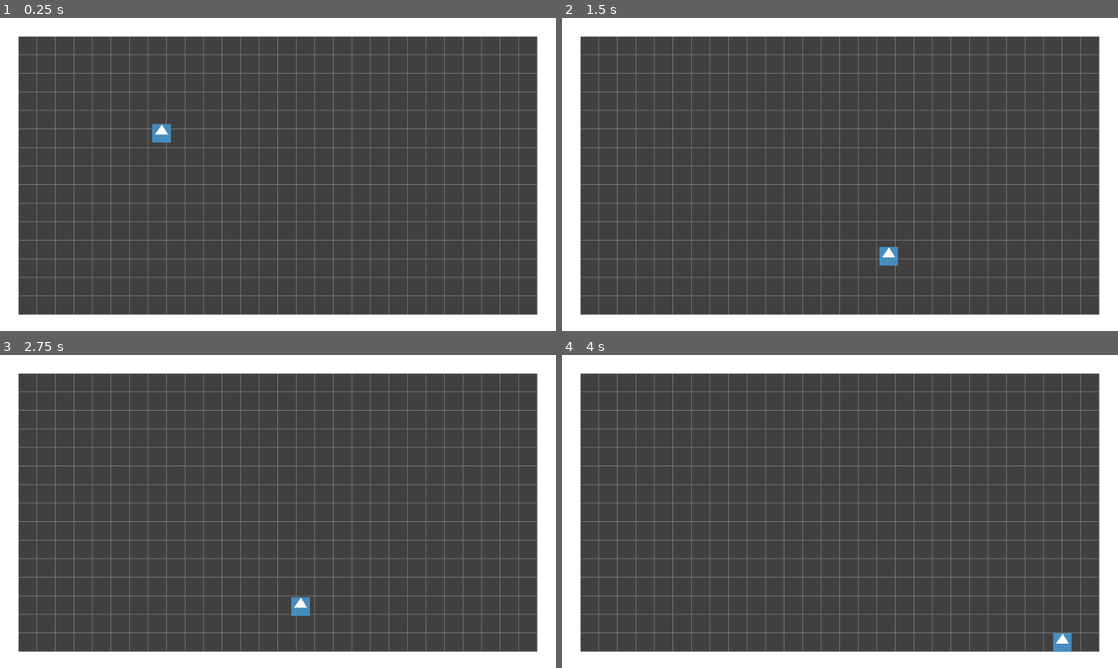
Above: before the commit, frames 1-4 (two rows, left to right).
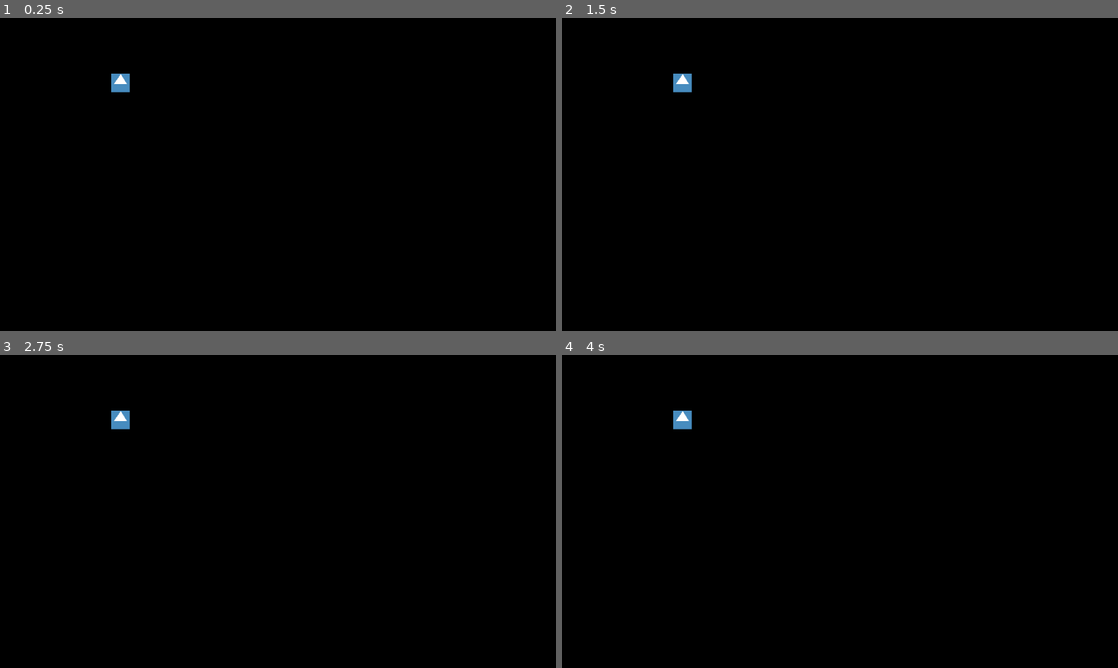
Above: after the commit, the same moments.

Repository: deengames-prototypes/roguelike-base
Game: Godot game, scene res://contexts/core/scenes/NavigateDungeonScene.tscn
Same seed, same stepped clock (60 frames per second), same inputs: the game is played once before the commit and once after it. The engine's default icon, where the game draws it, is replaced by a stand-in: a white triangle on a blue panel in a dark square.
Inputs:
- Up to frame 1 (0.25 s): no input
- Up to frame 2 (1.5 s): tap Enter (ui_accept) at 0.5, 0.6, 0.77, 1.07, 1.35 s; hold Right (ui_right) from 0.53 s (still down)
- Up to frame 3 (2.75 s): tap Enter (ui_accept) at 1.52, 1.82, 2.1 s; release Right (ui_right) at 2.03 s; hold Left (ui_left) from 2.03 s (still down)
- Up to frame 4 (4 s): release Left (ui_left) at 2.78 s; hold Right (ui_right) from 2.78 s (still down); tap Enter (ui_accept) at 2.85, 3.02, 3.32, 3.6, 3.77 s

The runs differ from the first frame. In frame 1, 100% of the frame differs, in the area x 0-100%, y 0-100%; in frame 2, 100%; in frame 3, 100%; in frame 4, 100%.

Commit message:
Map generation and population, including fog.

Diff:
--- a/source/contexts/core/scenes/NavigateDungeonScene.tscn
+++ b/source/contexts/core/scenes/NavigateDungeonScene.tscn
@@ -1,8 +1,7 @@
-[gd_scene load_steps=6 format=3 uid="uid://b6l1qy3eqc6p5"]
+[gd_scene load_steps=5 format=3 uid="uid://b6l1qy3eqc6p5"]
 
 [ext_resource type="Script" path="res://contexts/core/scenes/navigate_dungeon_scene.gd" id="1_0bmof"]
 [ext_resource type="Texture2D" uid="uid://b8fmrj8yxlggp" path="res://assets/images/tilesets/underwater.png" id="2_tx010"]
-[ext_resource type="PackedScene" uid="uid://cg3ehn855cos3" path="res://contexts/core/scenes/entities/Player.tscn" id="3_2sxhg"]
 
 [sub_resource type="TileSetAtlasSource" id="TileSetAtlasSource_4quch"]
 texture = ExtResource("2_tx010")
@@ -18,7 +17,7 @@
 [sub_resource type="TileSet" id="TileSet_quesp"]
 tile_size = Vector2i(32, 32)
 physics_layer_0/collision_layer = 1
-custom_data_layer_0/name = ""
+custom_data_layer_0/name = "tile_names"
 custom_data_layer_0/type = 4
 sources/0 = SubResource("TileSetAtlasSource_4quch")
 
@@ -27,11 +26,10 @@
 script = ExtResource("1_0bmof")
 
 [node name="DungeonTileMap" type="TileMap" parent="."]
+unique_name_in_owner = true
 tile_set = SubResource("TileSet_quesp")
 format = 2
-layer_0/name = "Ground"
+layer_0/name = "structure"
 layer_0/tile_data = PackedInt32Array(0, 65536, 0, 65536, 65536, 0, 131072, 65536, 0, 196608, 65536, 0, 262144, 65536, 0 …(7287 unchanged characters)…
-layer_1/name = "Fog"
-
-[node name="CharacterBody2D" parent="." instance=ExtResource("3_2sxhg")]
-position = Vector2(263, 154)
+layer_1/name = "entities"
+layer_2/name = "fog"
--- a/source/contexts/core/scenes/entities/player.gd
+++ b/source/contexts/core/scenes/entities/player.gd
@@ -1,25 +1 @@
 extends CharacterBody2D
-
-
-const SPEED = 300.0
-const JUMP_VELOCITY = -400.0
-
-
-func _physics_process(delta: float) -> void:
-	# Add the gravity.
-	if not is_on_floor():
-		velocity += get_gravity() * delta
-
-	# Handle jump.
-	if Input.is_action_just_pressed("ui_accept") and is_on_floor():
-		velocity.y = JUMP_VELOCITY
-
-	# Get the input direction and handle the movement/deceleration.
-	# As good practice, you should replace UI actions with custom gameplay actions.
-	var direction := Input.get_axis("ui_left", "ui_right")
-	if direction:
-		velocity.x = direction * SPEED
-	else:
-		velocity.x = move_toward(velocity.x, 0, SPEED)
-
-	move_and_slide()
--- a/source/contexts/core/scenes/navigate_dungeon_scene.gd
+++ b/source/contexts/core/scenes/navigate_dungeon_scene.gd
@@ -1,4 +1,66 @@
 extends Node2D
 
+const Player = preload("res://contexts/core/scenes/entities/Player.tscn")
+
+const MAP_SIZE_TILES = Vector2i(50, 50)
+
+const TILE_LAYERS = {
+	"structure": 0,
+	"interactive": 1, # entities, that aren't player/monsters.
+	"fog": 2
+}
+
+# TODO: populate programmatically
+const TILE_NAME_TO_OFFSET = {
+	"ground": Vector2i.ZERO,
+	"wall": Vector2i.RIGHT,
+	"fog": Vector2i.RIGHT * 2
+}
+
+var _tile_data = Array2D.new(MAP_SIZE_TILES.x, MAP_SIZE_TILES.y)
+var _entity_data = Array2D.new(MAP_SIZE_TILES.x, MAP_SIZE_TILES.y)
+var _fog_data = Array2D.new(MAP_SIZE_TILES.x, MAP_SIZE_TILES.y) # coordinates => is_fogged
+
+var _player_start = Vector2i(6, 3)
+
 func _ready():
-	pass
+	# TODO: move out
+	_generate_dungeon()
+
+	_populate_tiles()
+	_populate_entities()
+
+func _generate_dungeon():
+	_tile_data.fill("ground")
+
+	for x in range(MAP_SIZE_TILES.x):
+		_tile_data.set_at(x, 0, "wall")
+		_tile_data.set_at(x, MAP_SIZE_TILES.y - 1, "wall")
+
+	for y in range(MAP_SIZE_TILES.y):
+		_tile_data.set_at(0, y, "wall")
+		_tile_data.set_at(MAP_SIZE_TILES.x - 1, y, "wall")
+
+	for y in range(MAP_SIZE_TILES.y):
+		for x in range(MAP_SIZE_TILES.x):
+			_fog_data.set_at(x, y, true) # true => is_fogged
+
+func _populate_tiles():
+	%DungeonTileMap.clear()
+
+	for y in range(MAP_SIZE_TILES.y):
+		for x in range(MAP_SIZE_TILES.x):
+			var tile_name = _tile_data.get_at(x, y)
+			var atlas_coordinates = TILE_NAME_TO_OFFSET[tile_name]
+			%DungeonTileMap.set_cell(TILE_LAYERS["structure"], Vector2i(x, y), 0, atlas_coordinates)
+
+			var is_fogged = _fog_data.get_at(x, y)
+			if is_fogged:
+				%DungeonTileMap.set_cell(TILE_LAYERS["fog"], Vector2i(x, y), 0, TILE_NAME_TO_OFFSET["fog"])
+
+func _populate_entities():
+	var player = Player.instantiate()
+	add_child(player)
+	player.position = _player_start * 32
+	# Data moves to synch with scene, to start. After this, data drives it.
+	_entity_data.set_at(_player_start.x, _player_start.y, player)
